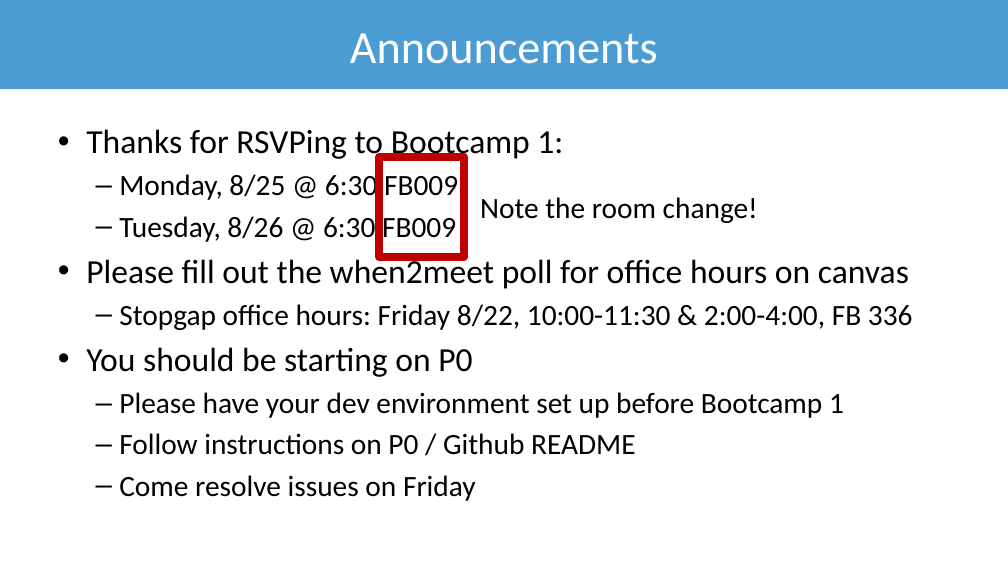
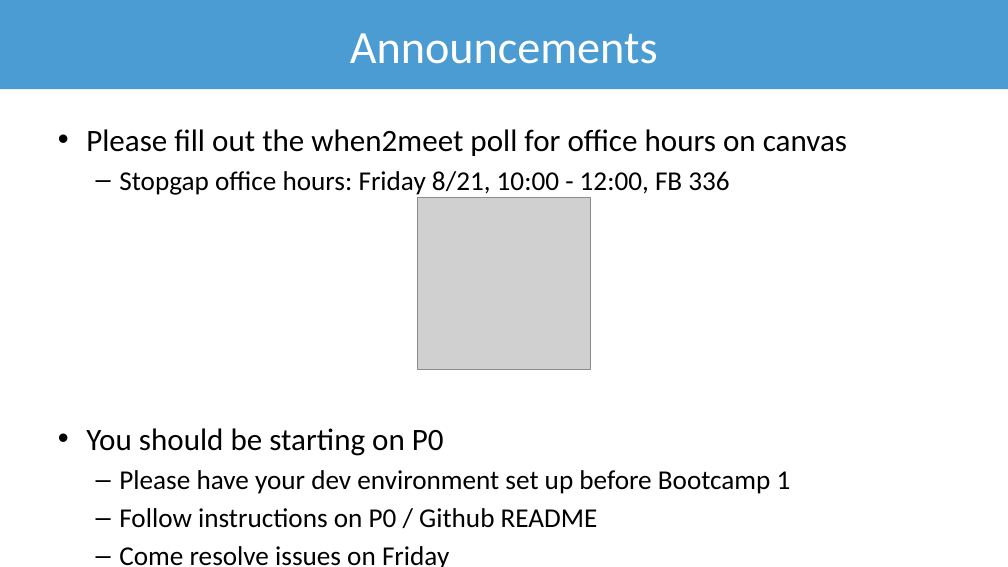
Before and after one commit to bsb20/bsb20.github.io, a slide deck: slide 3 of docs/421_f26/lectures/L1.pptx. Drawn at 1008x567 pixels with LibreOffice and Linux fonts; fonts in the diff are those of the drawing; grey boxes stand for pictures; background and template pictures are left out. Boxes give left, top, right and bottom in pixels: in the first picture for what was removed or moved away, otherwise in the second. Text is boxed around its words. In the diff, an @@ line names an element or a change of style, - is before the commit and + after.

```diff
--- a/docs/421_f26/lectures/L1.pptx
+++ b/docs/421_f26/lectures/L1.pptx
@@ text at [86, 129, 563, 244]: paragraphs removed @@
-• Thanks for RSVPing to Bootcamp 1:
-  – Monday, 8/25 @ 6:30 FB009
-  – Tuesday, 8/26 @ 6:30 FB009
@@ text at [86, 129, 847, 528]: size 32 to 29.6 pt in "Please fill out the when2meet poll for ...", "You should be starting on P0"; size 28 to 25.9 pt in "Please have your dev environment set up ...", "Follow instructions on P0 / Github README", "Come resolve issues on Friday" @@
@@ text at [119, 171, 729, 195]: text changed; size 28 to 25.9 pt @@
-  – Stopgap office hours: Friday 8/22, 10:00-11:30 & 2:00-4:00, FB 336
+  – Stopgap office hours: Friday 8/21, 10:00 - 12:00, FB 336
@@ rectangle removed at [379, 157, 464, 257] @@
@@ picture added at [418, 197, 591, 370] @@
@@ text removed at [480, 197, 758, 223] @@
-Note the room change!
```
Also in this commit, not shown: 5 other slides changed, 1 slide added, 1 slide removed, 1 other file.
